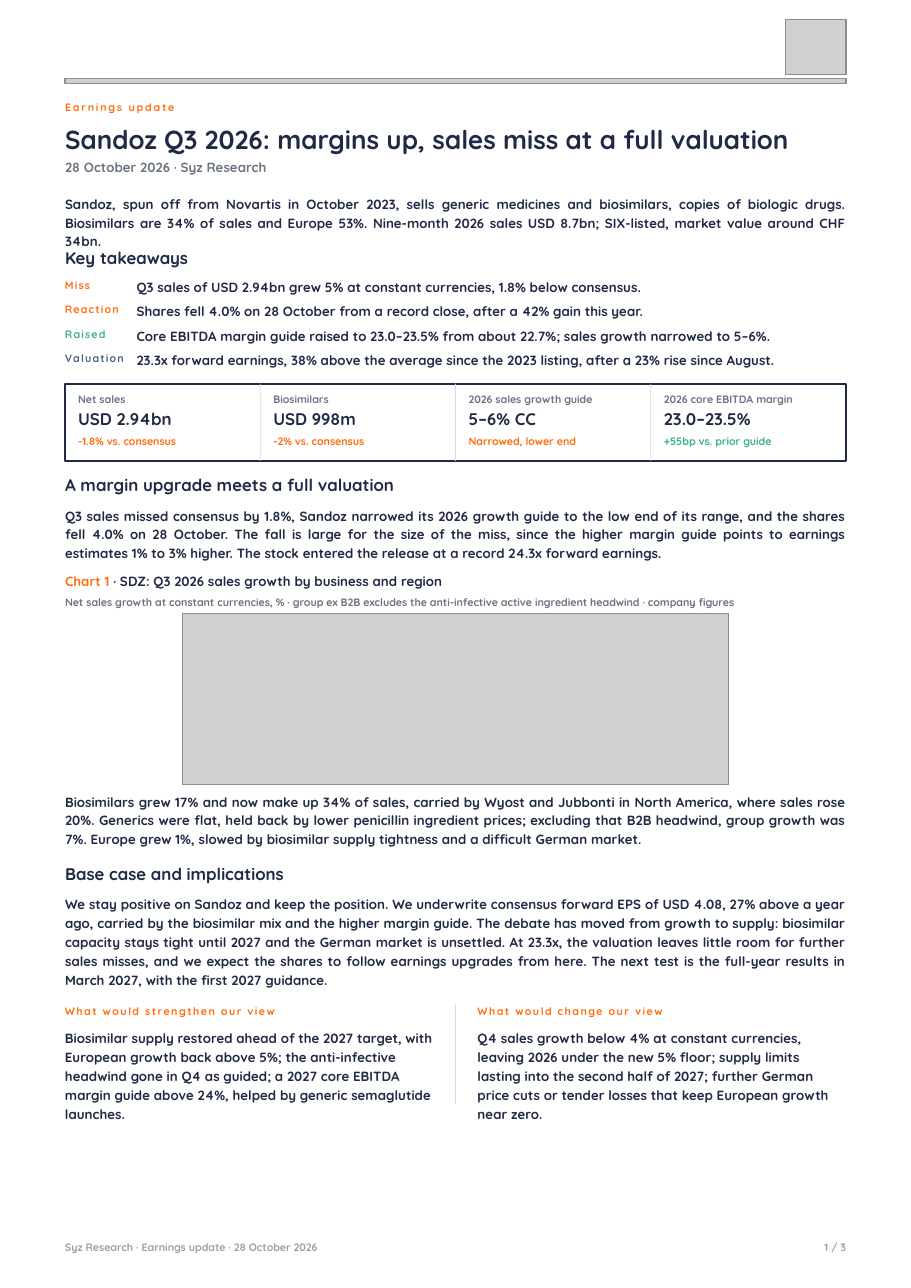
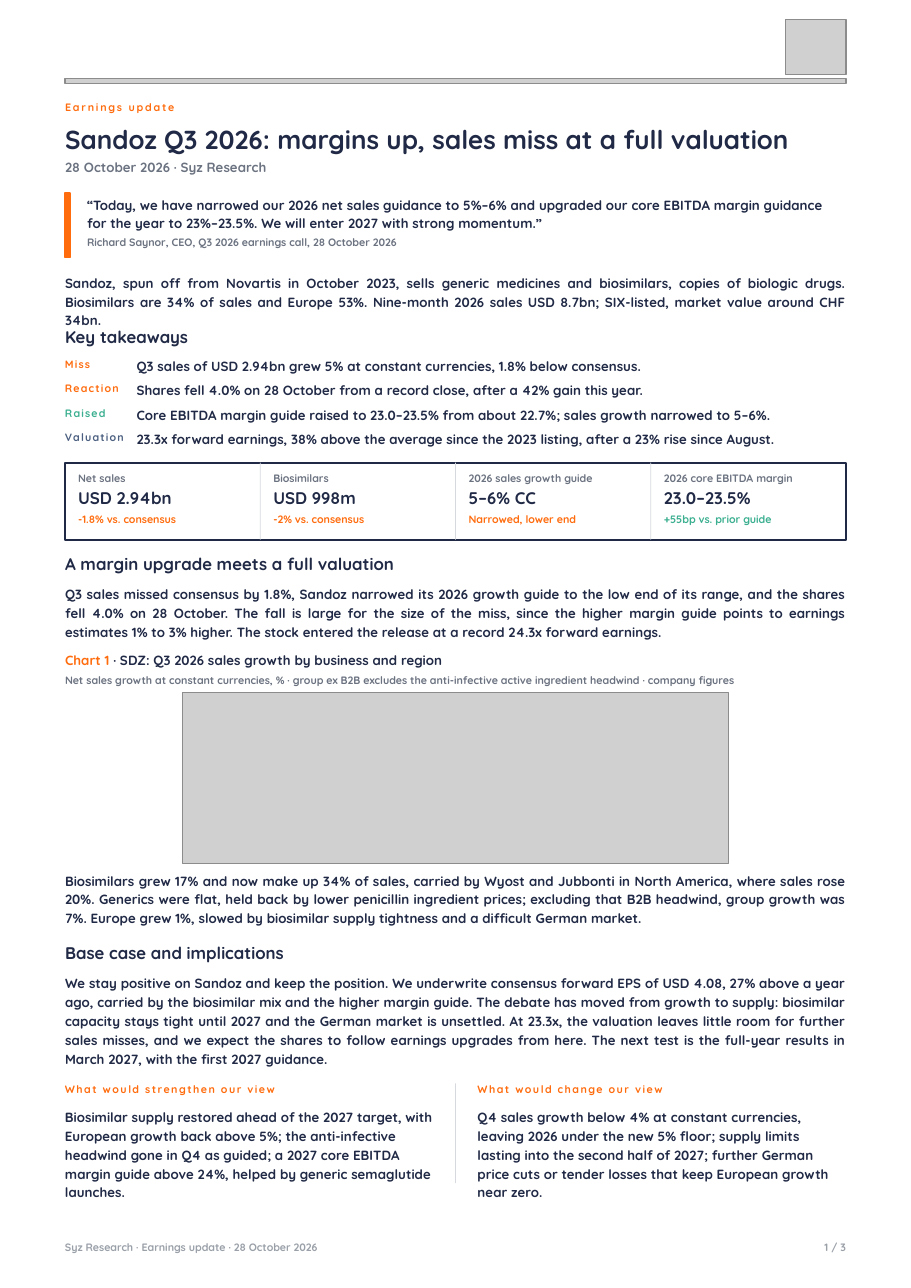
Before and after one commit to jb-db05/syz-earnings, a slide deck: slide 1 of reports/SDZ_Q3_2026/Earnings_Update_SDZ_Q32026.pptx. Drawn at 911x1288 pixels with LibreOffice and Linux fonts; fonts in the diff are those of the drawing; grey boxes stand for pictures. Boxes give left, top, right and bottom in pixels: in the first picture for what was removed or moved away, otherwise in the second. Text is boxed around its words. In the diff, an @@ line names an element or a change of style, - is before the commit and + after.

```diff
--- a/reports/SDZ_Q3_2026/Earnings_Update_SDZ_Q32026.pptx
+++ b/reports/SDZ_Q3_2026/Earnings_Update_SDZ_Q32026.pptx
@@ rectangle added at box(65, 193, 71, 258), fill #FF6C0E, outline #FF6C0E 1 pt @@
@@ text added at box(87, 200, 823, 231), 8.7 pt, text #202945, bold @@
+“Today, we have narrowed our 2026 net sales guidance to 5%–6% and upgraded our core EBITDA margin guidance for the year to 23%–23.5%. We will enter 2027 with strong momentum.”
@@ text added at box(87, 238, 397, 248), 7 pt, text #6B7280, bold @@
+Richard Saynor, CEO, Q3 2026 earnings call, 28 October 2026
@@ 33 texts, 4 lines, 1 picture, 1 rectangle: place and size @@
-33 texts, 4 lines, 1 picture, 1 rectangle at box(65, 199, 846, 1104)
+33 texts, 4 lines, 1 picture, 1 rectangle at box(65, 278, 846, 1183)
```
Also in this commit, not shown: 1 other slide changed, 3 other files.
